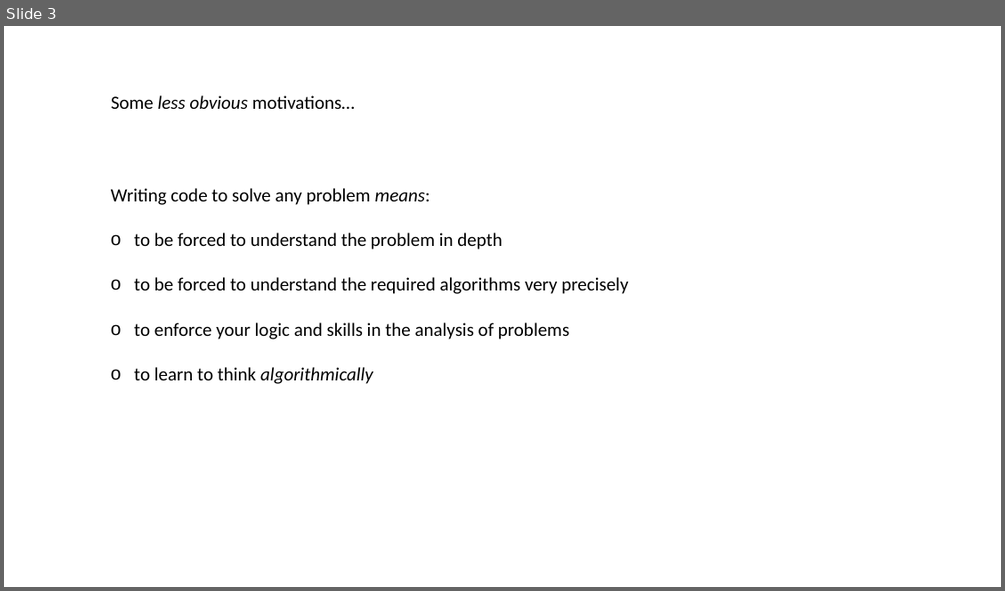
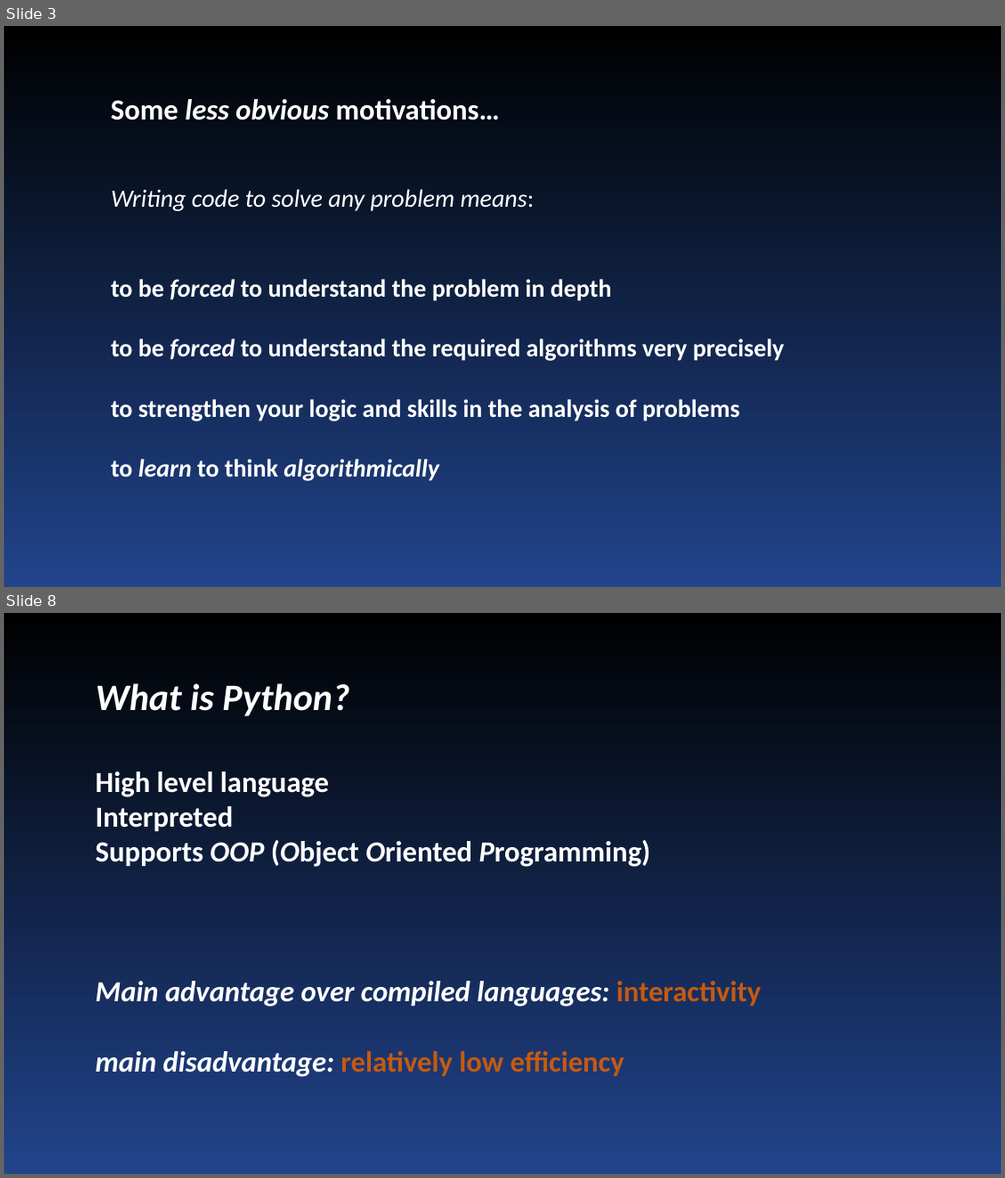
Before and after one commit to Mauro-Prencipe/Python_course_2022, a slide deck: Intro.pptx. Shown one above the other, each under a label of ours: slide 3 before the commit, slides 3 and 8 after it; the slides between them are not shown. The pictures are 1005x591 and 1005x1178 pixels, drawn with LibreOffice and Linux fonts; fonts in the diff are those of the drawing. Boxes give left, top, right and bottom in pixels: in the first picture for what was removed or moved away, otherwise in the second. Text is boxed around its words. In the diff, an @@ line names an element or a change of style, - is before the commit and + after.

```diff
--- a/Intro.pptx
+++ b/Intro.pptx
@@ slide 8 added at bbox=[4, 613, 1001, 1174], background gradient #000000 to #21448B @@
@@ text added at bbox=[96, 683, 760, 1077], 28 pt, text #FFFFFF, bold @@
+What is Python?
+High level language
+Interpreted
+Supports OOP (Object Oriented Programming)
+Main advantage over compiled languages: interactivity
+main disadvantage: relatively low efficiency
@@ slide 3 changed as well @@
@@ background #FFFFFF to gradient #000000 to #21448B @@
@@ text "Some less obvious motivations…" at bbox=[111, 99, 500, 120]: size 18 to 28 pt, text colour #000000 to #FFFFFF, bold on @@
@@ text at bbox=[111, 189, 785, 481]: size 18 to 24 pt, text colour #000000 to #FFFFFF in "Writing code to solve any problem means:", "to be forced to understand the problem ...", "to be forced to understand the required ...", "to learn to think algorithmically"; italic on in "Writing code to solve any problem", "forced", "forced", "learn"; bold on in "to be forced to understand the problem ...", "to be forced to understand the required ...", "to learn to think algorithmically"; bullet o to none @@
@@ text at bbox=[111, 399, 740, 421]: text changed; size 18 to 24 pt; text colour #000000 to #FFFFFF; bold on @@
-o to enforce your logic and skills in the analysis of problems
+to strengthen your logic and skills in the analysis of problems
```
Also in this commit, not shown: 3 other slides changed, 6 other slides added, 1 other file.
